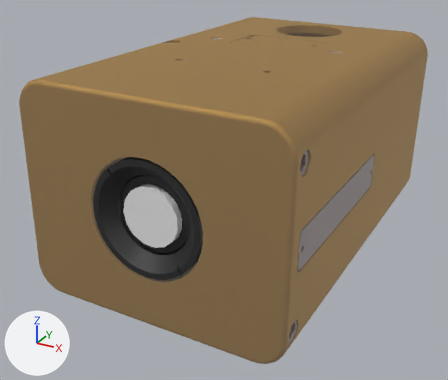
The glTF model demo.glb, before and after one commit.
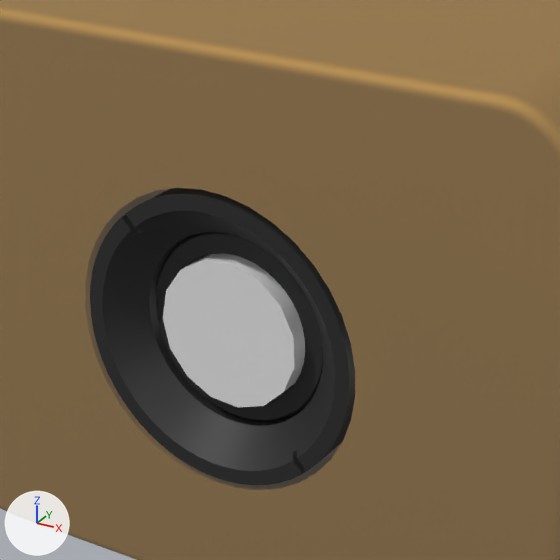
Each version appears first whole from a 50 mm camera at (161.8, -223.3, 102.5) aimed at (33.1, 10.7, -14.5), and next in a close-up on the part from 13% to 64% of the width and 21% to 82% of the height. Every picture has the same lights, and +X, +Y and +Z are marked at lower left. Where no turn or scale is listed for an object, it has been applied to the vertices.

Names of what the first close-up shows: 'キャップ', '先端', '全面筒', '本体'.
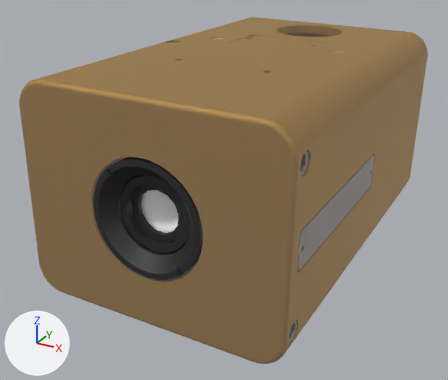
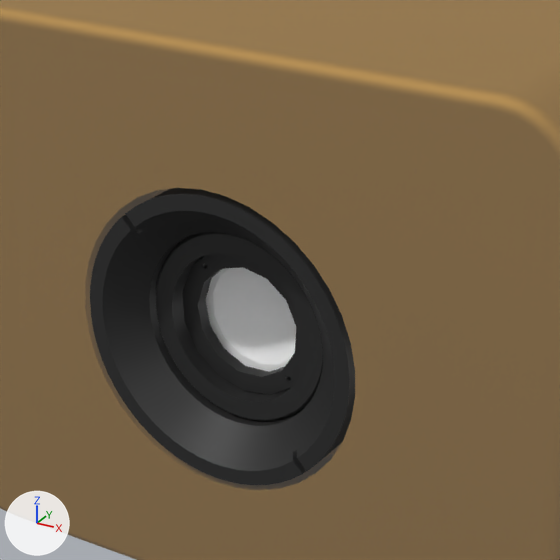
The newer file is also rescaled (x0.001) as a whole; pictures and numbers use the older file's frame.

Location of each change, [x1, y1, x2, y2] in pixels of the close-ups (560 x 560 px):
'キャップ', deleted: before [163, 253, 305, 408]
'レンズ', unchanged, uncovered by the edit: after [206, 267, 296, 372]
'レンズ止め', unchanged, uncovered by the edit: after [182, 253, 305, 395]

What the commit changed:
Object 'キャップ' (ob_キャップ) is deleted.
